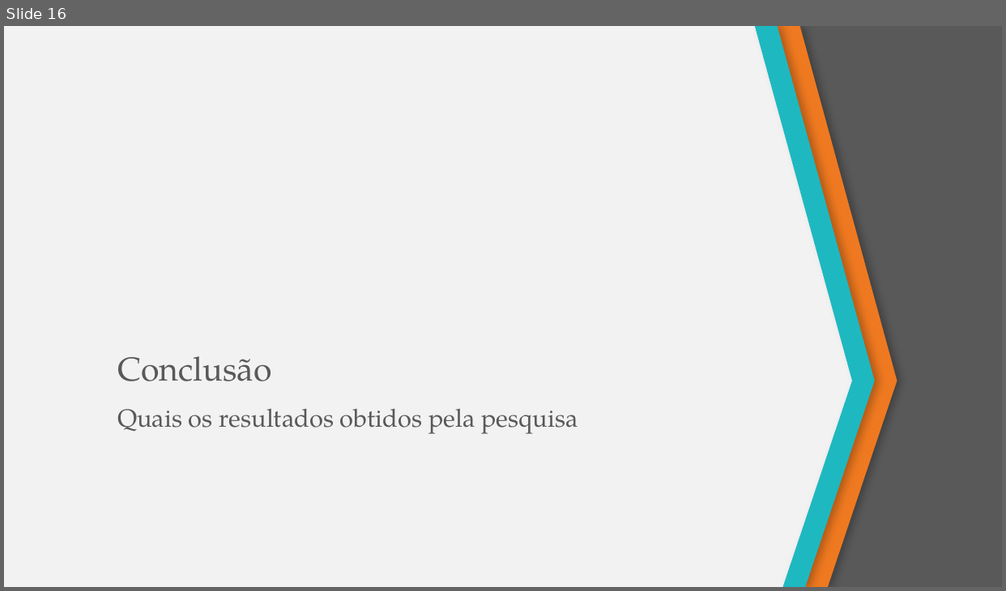
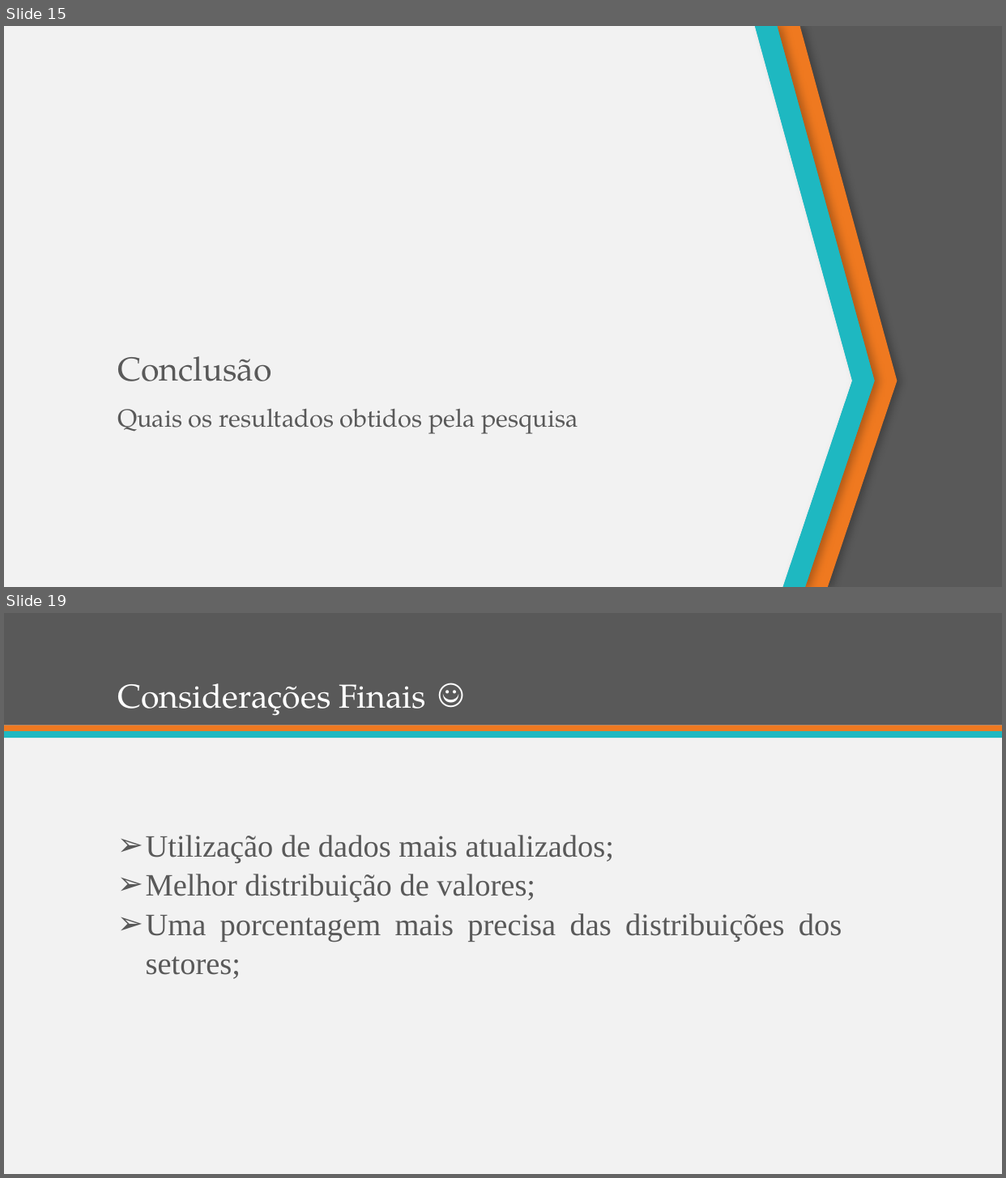
Before and after one commit to melize/Simulacao-Estacionamento-UNIVALI, a slide deck: Analise de Aplicacao para controle da superlotacao de.pptx. Shown one above the other, each under a label of ours: slide 16 before the commit, slides 15 and 19 after it; the slides between them are not shown. The pictures are 1006x591 and 1006x1178 pixels, drawn with LibreOffice and Linux fonts; fonts in the diff are those of the drawing. Boxes give left, top, right and bottom in pixels: in the first picture for what was removed or moved away, otherwise in the second. Text is boxed around its words. In the diff, an @@ line names an element or a change of style, - is before the commit and + after.

```diff
--- a/Analise de Aplicacao para controle da superlotacao de.pptx
+++ b/Analise de Aplicacao para controle da superlotacao de.pptx
@@ slide 19 added at (x1=4, y1=613, x2=1002, y2=1174), background #F2F2F2 @@
@@ rectangle added at (x1=4, y1=613, x2=1002, y2=726), fill #595959 @@
@@ title added at (x1=117, y1=683, x2=426, y2=715), 32 pt, text #FFFFFF @@
+Considerações Finais ☺
@@ rectangle added at (x1=4, y1=726, x2=1002, y2=732), fill #EF7920 @@
@@ rectangle added at (x1=4, y1=731, x2=1002, y2=738), fill #1EB8C1 @@
@@ text added at (x1=146, y1=835, x2=842, y2=979), 30 pt, text #595959 @@
+➢ Utilização de dados mais atualizados;
+➢ Melhor distribuição de valores;
+➢ Uma porcentagem mais precisa das distribuições dos setores;
@@ what was slide 16 is now slide 15 @@
```
Also in this commit, not shown: 3 other slides added, 8 slides removed, 1 other file.
